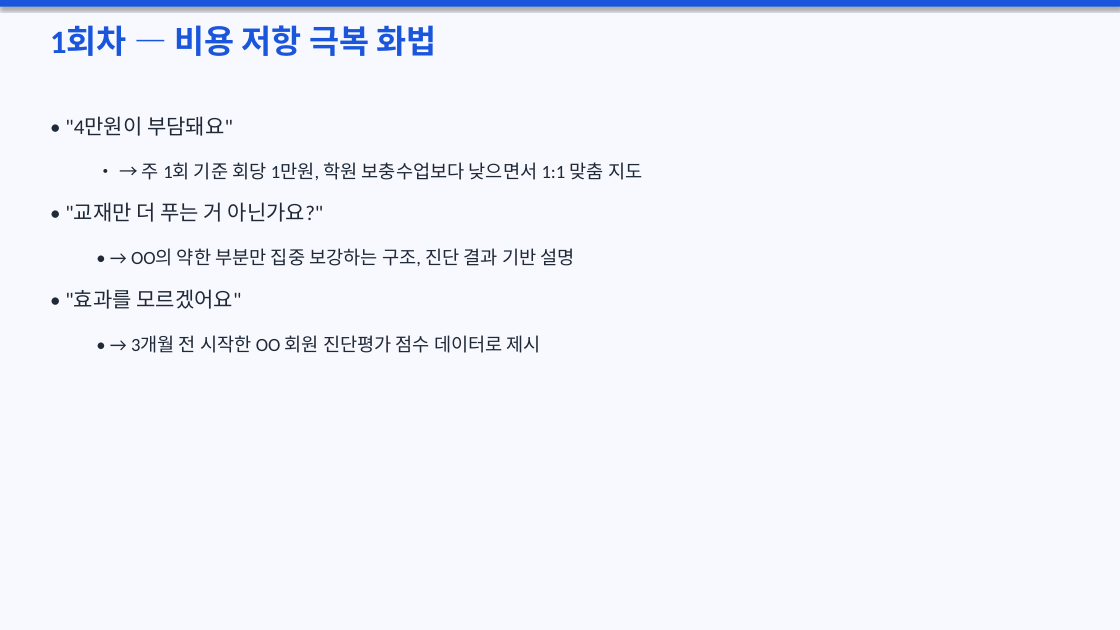
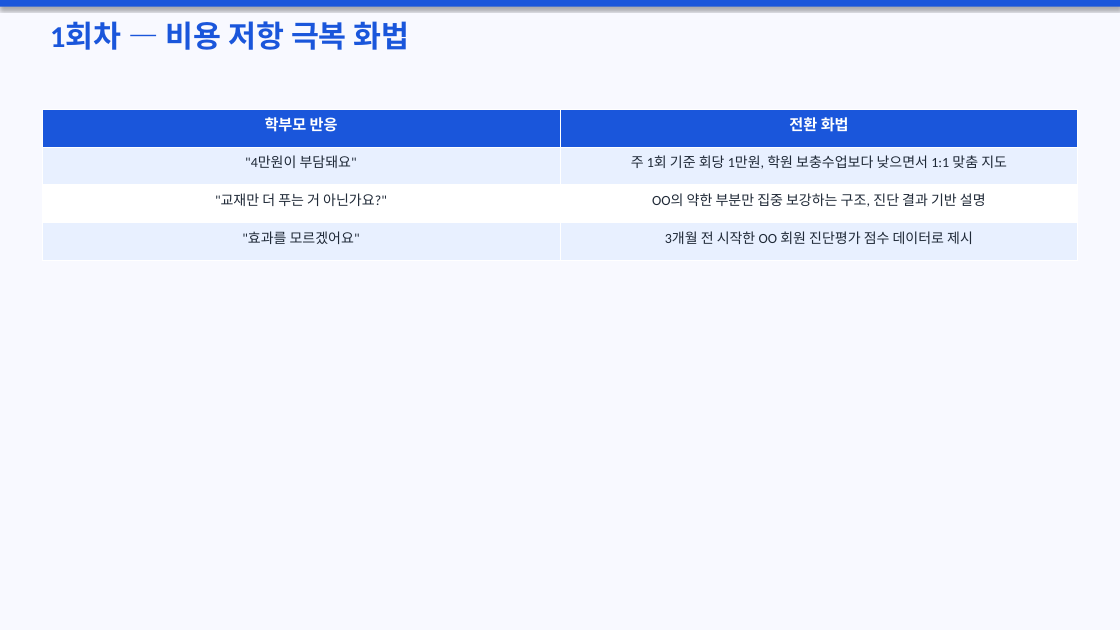
Before and after one commit to kimjungsul/kumon-masta-training, a slide deck: slide 6 of 마스타_교사교육안.pptx. Drawn at 1120x630 pixels with LibreOffice and Linux fonts; fonts in the diff are those of the drawing. Boxes give left, top, right and bottom in pixels: in the first picture for what was removed or moved away, otherwise in the second. Text is boxed around its words. In the diff, an @@ line names an element or a change of style, - is before the commit and + after.

```diff
--- a/마스타_교사교육안.pptx
+++ b/마스타_교사교육안.pptx
@@ text "1회차 — 비용 저항 극복 ..." at box(50, 21, 410, 50): size 28 to 26 pt @@
@@ table added at box(42, 109, 1079, 260), 4 rows, 2 columns @@
+학부모 반응 | 전환 화법
+"4만원이 부담돼요" | 주 1회 기준 회당 1만원, 학원 보충수업보다 낮으면서 1:1 맞춤 지도
+"교재만 더 푸는 거 아닌가요?" | OO의 약한 부분만 집중 보강하는 구조, 진단 결과 기반 설명
+"효과를 모르겠어요" | 3개월 전 시작한 OO 회원 진단평가 점수 데이터로 제시
@@ text removed at box(65, 116, 233, 136) @@
-• "4만원이 부담돼요"
@@ text removed at box(142, 162, 642, 180) @@
-• → 주 1회 기준 회당 1만원, 학원 보충수업보다 낮으면서 1:1 맞춤 지도
@@ text removed at box(65, 202, 323, 222) @@
-• "교재만 더 푸는 거 아닌가요?"
@@ text removed at box(131, 248, 575, 266) @@
-• → OO의 약한 부분만 집중 보강하는 구조, 진단 결과 기반 설명
@@ text removed at box(65, 289, 242, 309) @@
-• "효과를 모르겠어요"
@@ text removed at box(131, 335, 541, 353) @@
-• → 3개월 전 시작한 OO 회원 진단평가 점수 데이터로 제시
```
Also in this commit, not shown: 16 other slides changed, 7 slides added, 1 slide removed, 1 other file.
